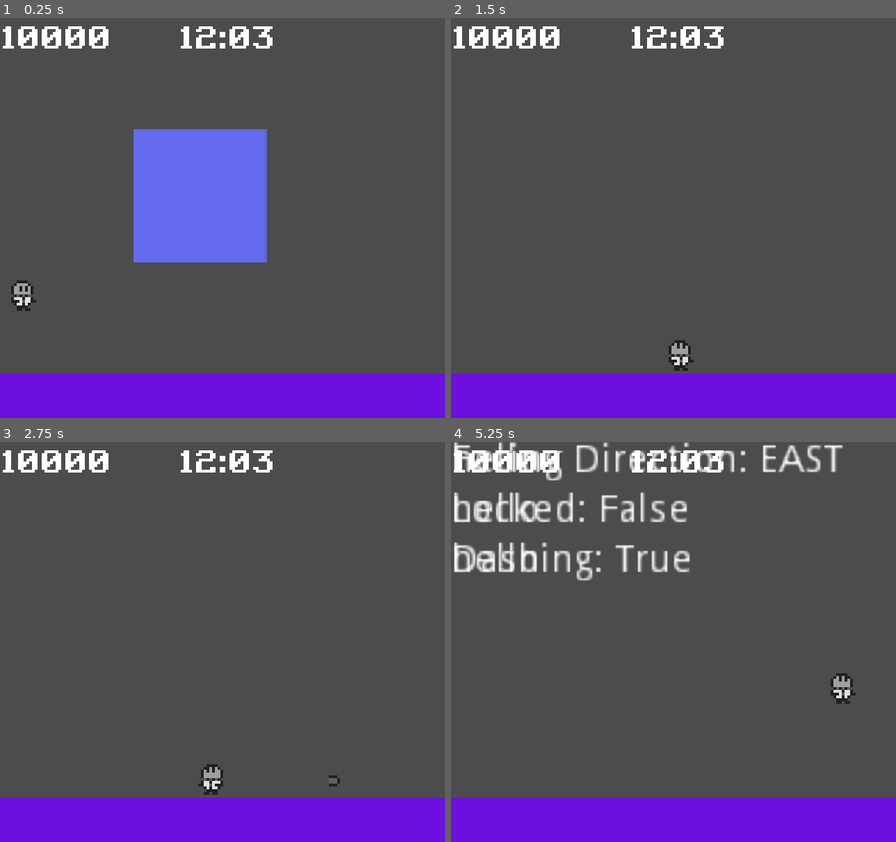
Above: before the commit, frames 1-4 (two rows, left to right).
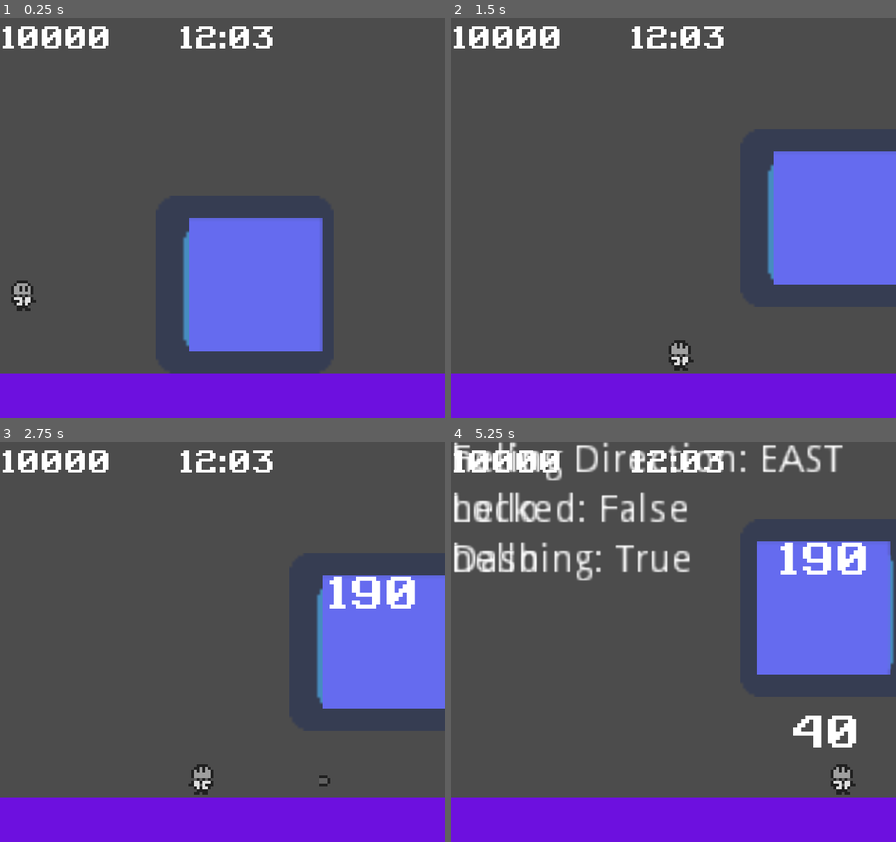
Above: after the commit, the same moments.

Repository: michaeldevlee/trials_of_the_galaxy
Game: Godot game, scene res://main.tscn
Two runs of this game, one before a commit and one after it. Both use one fixed random seed, a clock stepped at 60 frames per second and the inputs below. The engine's default icon, where the game draws it, is replaced by a stand-in: a white triangle on a blue panel in a dark square.
Inputs:
- Up to frame 1 (0.25 s): no input
- Up to frame 2 (1.5 s): hold Right (right) from 0.53 s (still down); tap D (dash) at 0.6 s; tap Space (jump) at 0.77 s; tap G (lock_facing_direction) at 1.35 s
- Up to frame 3 (2.75 s): tap Space (jump) at 1.52 s; release Right (right) at 2.03 s; hold Left (left) from 2.03 s (still down); hold F (shoot) from 2.03 s (still down)
- Up to frame 4 (5.25 s): release Left (left) at 2.78 s; release F (shoot) at 2.78 s; hold Right (right) 2.78-4.28 s; tap D (dash) at 2.85, 5.1 s; tap Space (jump) at 3.02, 3.77, 4.52 s; tap G (lock_facing_direction) at 3.6 s; tap ` (debug) at 4.15 s; hold Left (left) 4.28-5.03 s; tap F (shoot) at 4.35 s; hold Right (right) from 5.03 s (still down)

The runs differ from the first frame. In frame 1, 16% of the frame differs, in the area x 30-73%, y 27-84%; in frame 2, 9.6%; in frame 3, 10%; in frame 4, 11%.

Commit message:
finished up pound attack pattern

Diff:
--- /dev/null
+++ b/Components/InvincibilityComp.gd
@@ -0,0 +1,31 @@
+extends Node
+class_name InvincibilityComp
+
+onready var timer = $Timer
+
+export var entity_to_apply_frames : NodePath
+
+var active : bool = false
+var entity
+
+signal invincibility_finished
+
+func _ready():
+	timer.connect("timeout", self, "end_invincibility_frames")
+	if entity_to_apply_frames:
+		var tmp = get_node(entity_to_apply_frames)
+
+		if "visible" in tmp:
+			entity = tmp
+
+func init_invincibility_frames():
+	active = true
+	timer.start()
+	var tween = create_tween().set_loops(5)
+	tween.tween_property(entity, "visible", false, 0.05).from_current()
+
+
+func end_invincibility_frames():
+	active = false
+	emit_signal("invincibility_finished")
+	entity.visible = true
--- /dev/null
+++ b/Components/InvincibilityComp.tscn
@@ -0,0 +1,10 @@
+[gd_scene load_steps=2 format=2]
+
+[ext_resource path="res://Components/InvincibilityComp.gd" type="Script" id=1]
+
+[node name="InvincibilityFrames" type="Node"]
+script = ExtResource( 1 )
+
+[node name="Timer" type="Timer" parent="."]
+wait_time = 0.3
+one_shot = true
--- a/Core/Boss/AeroBot/AeroBot.tscn
+++ b/Core/Boss/AeroBot/AeroBot.tscn
@@ -6,28 +6,62 @@
 [ext_resource path="res://Core/Boss/AeroBot/AeroBotIdle.tres" type="Animation" id=4]
 [ext_resource path="res://Core/Boss/AeroBot/AeroBot.gd" type="Script" id=5]
 [ext_resource path="res://Core/Boss/AeroBot/Test_Boss.png" type="Texture" id=6]
+[ext_resource path="res://Core/Boss/AeroBot/FromIdle.gd" type="Script" id=7]
+[ext_resource path="res://Core/Boss/AeroBot/Barrage.gd" type="Script" id=8]
+[ext_resource path="res://icon.png" type="Texture" id=9]
 
 [sub_resource type="Animation" id=1]
 resource_name = "Attack_1"
 loop = true
 
+[sub_resource type="Animation" id=2]
+resource_name = "FromIdleTrans"
+length = 0.2
+loop = true
+tracks/0/type = "value"
+tracks/0/path = NodePath("Sprite:offset")
+tracks/0/interp = 1
+tracks/0/loop_wrap = true
+tracks/0/imported = false
+tracks/0/enabled = true
+tracks/0/keys = {
+"times": PoolRealArray( 0, 0.1 ),
+"transitions": PoolRealArray( 1, 1 ),
+"update": 1,
+"values": [ Vector2( 2, 0 ), Vector2( -2, 0 ) ]
+}
+
 [node name="AeroBot" instance=ExtResource( 3 )]
-collision_mask = 7
+collision_mask = 3
 script = ExtResource( 5 )
 
-[node name="Sprite" parent="." index="2"]
+[node name="Sprite2" type="Sprite" parent="." index="0"]
+texture = ExtResource( 9 )
+
+[node name="Sprite" parent="." index="3"]
+scale = Vector2( 1.00307, 1 )
 texture = ExtResource( 6 )
 
-[node name="StateMachine" parent="." index="3"]
+[node name="StateMachine" parent="." index="4"]
 initial_state = NodePath("Idle")
 
 [node name="Idle" parent="StateMachine" index="0" instance=ExtResource( 1 )]
 
-[node name="Pound" parent="StateMachine" index="1" instance=ExtResource( 2 )]
+[node name="FromIdle" parent="StateMachine" index="1" instance=ExtResource( 1 )]
+script = ExtResource( 7 )
 
-[node name="AnimationPlayer" parent="." index="4"]
+[node name="Pound" parent="StateMachine" index="2" instance=ExtResource( 2 )]
+
+[node name="Barrage" type="Node" parent="StateMachine" index="3"]
+script = ExtResource( 8 )
+
+[node name="AnimationPlayer" parent="." index="5"]
 anims/Attack_1 = SubResource( 1 )
+anims/FromIdleTrans = SubResource( 2 )
 anims/Idle = ExtResource( 4 )
 
-[node name="RayCast2D" type="RayCast2D" parent="." index="5"]
+[node name="RayCast2D" type="RayCast2D" parent="." index="6"]
 cast_to = Vector2( 0, 136 )
+
+[node name="RemoteTransform2D" type="RemoteTransform2D" parent="." index="9"]
+remote_path = NodePath("../Sprite2")
--- a/Core/Boss/AeroBot/AeroBotAttack.gd
+++ b/Core/Boss/AeroBot/AeroBotAttack.gd
@@ -25,6 +25,9 @@
 	boss.velocity.move_toward(direction, 1)
 
 func init_scan():
+	if count >= max_count:
+		state_machine.transition_to("Idle")
+		return
 	var tween = create_tween()
 	tween.tween_property(boss, "global_position", Vector2(boss.global_position.x, 24), 0.5)
 	tween.tween_property(boss.ray_cast, "enabled" , true, 0)
@@ -49,15 +52,15 @@
 	if boss.get_last_slide_collision():
 		var collider = boss.get_last_slide_collision().collider
 		if collider is Player:
-			collider.take_damage()
+			collider.take_damage(10)
 			state_machine.transition_to("Idle")
-			print('transition')
 
 func pound(y_pos : int):
 	var tween = create_tween()
 	tween.tween_property(boss, "global_position:y", y_pos, 0.5)
 	tween.tween_callback(pound_timer, "start")
 	pound_tween = tween
+	count += 1
 
 func scan_for_player():
 	var ray_cast : RayCast2D = boss.ray_cast
@@ -77,6 +80,7 @@
 		pound_tween.stop()
 	scan_tween.stop()
 	boss.ray_cast.enabled = false
+	count = 0
 
 func _process(delta):
 	scan_for_player()
--- a/Core/Boss/AeroBot/AeroBotIdle.gd
+++ b/Core/Boss/AeroBot/AeroBotIdle.gd
@@ -1,14 +1,29 @@
 extends BossState
 class_name Idle_BossState
 
+onready var timer = get_node("Timer")
+
+export var wait_time : int = 2
+
+var ORIGINAL_POSITION : Vector2 = Vector2(160-24, 144/2)
+
+func _ready():
+	timer.connect("timeout", self, "init_transition")
+
 func enter(_msg := {}):
-	var tween = create_tween()
-	boss.velocity = Vector2.ZERO
-	tween.tween_property(boss, "global_position", boss.global_position + Vector2(0, -160), 1)
+	set_process(true)
+	reset_position()
 
-func update(delta) -> void:
-	if Input.is_action_just_pressed("ui_down"):
-		state_machine.transition_to("Pound")
+func exit():
+	set_process(false)
+
+func init_transition():
+	state_machine.transition_to("FromIdle")
 
 func reset_position() -> void:
-	pass
+	boss.velocity = Vector2.ZERO
+	timer.wait_time = wait_time
+
+	var tween = create_tween()
+	tween.tween_property(boss, "position",ORIGINAL_POSITION, 1)
+	tween.tween_callback(timer, "start")
--- a/Core/Boss/AeroBot/AeroBotIdle.tres
+++ b/Core/Boss/AeroBot/AeroBotIdle.tres
@@ -16,3 +16,15 @@
 "update": 0,
 "values": [ Vector2( 0, 0 ), Vector2( 0, -16 ) ]
 }
+tracks/1/type = "value"
+tracks/1/path = NodePath("Sprite:offset")
+tracks/1/interp = 1
+tracks/1/loop_wrap = true
+tracks/1/imported = false
+tracks/1/enabled = true
+tracks/1/keys = {
+"times": PoolRealArray( 0 ),
+"transitions": PoolRealArray( 1 ),
+"update": 0,
+"values": [ Vector2( 4, 0 ) ]
+}
--- a/Core/Boss/AeroBot/AeroBotIdle.tscn
+++ b/Core/Boss/AeroBot/AeroBotIdle.tscn
@@ -5,3 +5,8 @@
 
 [node name="Idle" instance=ExtResource( 1 )]
 script = ExtResource( 2 )
+wait_time = 2
+
+[node name="Timer" type="Timer" parent="." index="0"]
+wait_time = 2.0
+one_shot = true
--- /dev/null
+++ b/Core/Boss/AeroBot/Barrage.gd
@@ -0,0 +1,10 @@
+extends BossState
+class_name AeroBotBarrage
+
+func enter(msg:={}):
+	var tween = create_tween()
+	tween.tween_property(boss, "global_position:x", boss.global_position.x + 160, 1)
+
+
+func exit():
+	pass
--- /dev/null
+++ b/Core/Boss/AeroBot/FromIdle.gd
@@ -0,0 +1,24 @@
+extends BossState
+class_name AerobotFromIdle
+
+var attack_states =["Pound"]
+var rng = RandomNumberGenerator.new()
+
+func _ready():
+	rng.randomize()
+
+func enter(_msg:={}):
+	set_process(true)
+	var tween = create_tween()
+	var rand = generate_rand_index()
+
+	tween.tween_callback(boss.anim_player, "play",["FromIdleTrans"])
+	tween.tween_interval(1)
+	tween.tween_callback(boss.anim_player, "stop")
+	tween.tween_callback(state_machine, "transition_to", [attack_states[rand]])
+
+func generate_rand_index() -> bool:
+	return rng.randi_range(0, attack_states.size()-1)
+
+func exit():
+	set_process(false)
--- a/Core/Boss/BaseBoss/Boss.gd
+++ b/Core/Boss/BaseBoss/Boss.gd
@@ -5,6 +5,8 @@
 onready var state_manager = $StateMachine
 onready var health = $HealthComponent
 onready var collision_shape = $CollisionShape2D
+onready var invicibility_frames = $InvincibilityFrames
+onready var DEBUG = $DEBUG
 
 var velocity : Vector2 = Vector2.ZERO
 
@@ -23,19 +25,16 @@
 		if body is TileMap:
 			print("hit a collision")
 
-func disable_collision():
-	collision_shape.disabled = true
-
-func enable_collision():
-	collision_shape.disabled = false
-
 func _physics_process(delta):
 	velocity = move_and_slide(velocity)
 	handle_collisions()
 
 
 func process_hit(amount : int):
-	health.update_health(amount)
+	if !invicibility_frames.active:
+		health.update_health(amount)
+		invicibility_frames.init_invincibility_frames()
+		DEBUG.set_health_text(str(health.health_points))
 
 func init_death():
 	queue_free()
--- a/Core/Boss/BaseBoss/Boss.tscn
+++ b/Core/Boss/BaseBoss/Boss.tscn
@@ -1,10 +1,13 @@
-[gd_scene load_steps=8 format=2]
+[gd_scene load_steps=13 format=2]
 
 [ext_resource path="res://Core/Boss/AeroBot/AeroBotIdle.tres" type="Animation" id=1]
 [ext_resource path="res://Core/Boss/StateMachine/StateMachine.tscn" type="PackedScene" id=2]
 [ext_resource path="res://Core/Boss/BaseBoss/Boss.gd" type="Script" id=3]
 [ext_resource path="res://icon.png" type="Texture" id=4]
 [ext_resource path="res://Components/HealthComp.tscn" type="PackedScene" id=5]
+[ext_resource path="res://Components/InvincibilityComp.tscn" type="PackedScene" id=6]
+[ext_resource path="res://Font/Retro Gaming.ttf" type="DynamicFontData" id=7]
+[ext_resource path="res://Core/Player/DEBUG.gd" type="Script" id=8]
 
 [sub_resource type="RectangleShape2D" id=1]
 extents = Vector2( 23, 23 )
@@ -15,22 +18,42 @@
 length = 2.0
 loop = true
 
+[sub_resource type="DynamicFont" id=5]
+font_data = ExtResource( 7 )
+
+[sub_resource type="Theme" id=6]
+default_font = SubResource( 5 )
+
 [node name="Boss" type="KinematicBody2D" groups=["Boss"]]
 collision_layer = 0
 collision_mask = 0
 script = ExtResource( 3 )
 
 [node name="HealthComponent" parent="." instance=ExtResource( 5 )]
-health_points = 40
+health_points = 200
 
 [node name="CollisionShape2D" type="CollisionShape2D" parent="."]
 shape = SubResource( 1 )
 
 [node name="Sprite" type="Sprite" parent="."]
 texture = ExtResource( 4 )
+offset = Vector2( 4, 0 )
 
 [node name="StateMachine" parent="." instance=ExtResource( 2 )]
 
 [node name="AnimationPlayer" type="AnimationPlayer" parent="."]
 anims/Idle = SubResource( 2 )
 anims/RESET = ExtResource( 1 )
+
+[node name="InvincibilityFrames" parent="." instance=ExtResource( 6 )]
+entity_to_apply_frames = NodePath("../Sprite")
+
+[node name="DEBUG" type="Node2D" parent="."]
+script = ExtResource( 8 )
+
+[node name="Label" type="Label" parent="DEBUG"]
+margin_left = -19.0
+margin_top = -28.0
+margin_right = 21.0
+margin_bottom = -7.0
+theme = SubResource( 6 )
--- /dev/null
+++ b/Core/Player/DEBUG.gd
@@ -0,0 +1,11 @@
+extends Node2D
+
+onready var health_display = get_node("Label")
+
+
+# Called when the node enters the scene tree for the first time.
+func _ready():
+	pass # Replace with function body.
+
+func set_health_text(text : String):
+	health_display.set_text(text)
--- a/Core/Player/Player.gd
+++ b/Core/Player/Player.gd
@@ -6,8 +6,12 @@
 onready var cd_timer = get_node("Shoot_CD_Timer")
 onready var cd_dash_timer = get_node("Dash_CD_Timer")
 onready var dash_timer = get_node("DashTimer")
+onready var invincibility_timer = get_node("InvincibilityTimer")
 onready var anim_player = get_node("AnimationPlayer")
+onready var anim_player2 = get_node("AnimationPlayer2")
 onready var sprite = get_node("Sprite")
+onready var health_comp = get_node("HealthComponent")
+onready var DEBUG = get_node("DEBUG")
 
 export var movement_speed : int = 60
 export var jump_speed : int = 7
@@ -22,11 +26,15 @@
 var can_shoot : bool = true
 var is_dashing : bool = false
 var can_dash : bool = true
+var is_invincible : bool = false
+var invincibility_time : int = 2
 
 func _ready():
+	health_comp.connect("health_depleted", self, "handle_death")
 	cd_timer.connect("timeout", self, "reset_shoot")
 	cd_dash_timer.connect("timeout", self, "reset_dash")
 	dash_timer.connect("timeout", self, "end_dash")
+	invincibility_timer.connect("timeout", self, "end_invincibility")
 
 func apply_gravity(delta):
 	if !is_dashing:
@@ -68,8 +76,18 @@
 	if velocity.x < 0:
 		sprite.flip_h = true
 
-func take_damage():
-	pass
+func take_damage(amount : int):
+	if !is_invincible:
+		anim_player2.play("Hurt")
+		invincibility_timer.start()
+		is_invincible = true
+		health_comp.update_health(amount)
+		DEBUG.set_health_text(str(health_comp.health_points))
+
+func end_invincibility():
+	is_invincible = false
+	anim_player2.stop()
+	sprite.visible = true
 
 func update_shooting_direction(direction):
 	if is_lock_direction == true:
@@ -111,6 +129,8 @@
 	owner.add_child(bullet)
 	bullet.transform = self.global_transform
 
+func handle_death():
+	queue_free()
 
 func _physics_process(delta):
 	velocity = move_and_slide(velocity, Vector2.UP)
--- a/Core/Player/Player.tscn
+++ b/Core/Player/Player.tscn
@@ -1,10 +1,16 @@
-[gd_scene load_steps=7 format=2]
+[gd_scene load_steps=15 format=2]
 
 [ext_resource path="res://Core/Player/Player.gd" type="Script" id=1]
 [ext_resource path="res://Assets/Sprites/player_sprite_sheet.png" type="Texture" id=2]
+[ext_resource path="res://Components/HealthComp.tscn" type="PackedScene" id=3]
+[ext_resource path="res://Font/Retro Gaming.ttf" type="DynamicFontData" id=4]
+[ext_resource path="res://Core/Player/DEBUG.gd" type="Script" id=5]
 
 [sub_resource type="RectangleShape2D" id=1]
 extents = Vector2( 6, 6 )
+
+[sub_resource type="Animation" id=7]
+resource_name = "Hurt"
 
 [sub_resource type="Animation" id=2]
 resource_name = "Idle"
@@ -66,10 +72,51 @@
 "values": [ true ]
 }
 
+[sub_resource type="Animation" id=8]
+resource_name = "Hurt"
+length = 0.2
+loop = true
+tracks/0/type = "value"
+tracks/0/path = NodePath("Sprite:visible")
+tracks/0/interp = 1
+tracks/0/loop_wrap = true
+tracks/0/imported = false
+tracks/0/enabled = true
+tracks/0/keys = {
+"times": PoolRealArray( 0, 0.1 ),
+"transitions": PoolRealArray( 1, 1 ),
+"update": 1,
+"values": [ true, false ]
+}
+
+[sub_resource type="Animation" id=9]
+length = 0.001
+tracks/0/type = "value"
+tracks/0/path = NodePath("Sprite:visible")
+tracks/0/interp = 1
+tracks/0/loop_wrap = true
+tracks/0/imported = false
+tracks/0/enabled = true
+tracks/0/keys = {
+"times": PoolRealArray( 0 ),
+"transitions": PoolRealArray( 1 ),
+"update": 0,
+"values": [ true ]
+}
+
+[sub_resource type="DynamicFont" id=10]
+font_data = ExtResource( 4 )
+
+[sub_resource type="Theme" id=6]
+default_font = SubResource( 10 )
+
 [node name="Player" type="KinematicBody2D" groups=["Player"]]
 collision_layer = 5
 collision_mask = 4
 script = ExtResource( 1 )
+
+[node name="HealthComponent" parent="." instance=ExtResource( 3 )]
+health_points = 50
 
 [node name="CollisionShape2D" type="CollisionShape2D" parent="."]
 shape = SubResource( 1 )
@@ -81,9 +128,14 @@
 
 [node name="AnimationPlayer" type="AnimationPlayer" parent="."]
 autoplay = "Idle"
+anims/Hurt = SubResource( 7 )
 anims/Idle = SubResource( 2 )
 anims/Jump = SubResource( 4 )
 anims/RESET = SubResource( 3 )
+
+[node name="AnimationPlayer2" type="AnimationPlayer" parent="."]
+anims/Hurt = SubResource( 8 )
+anims/RESET = SubResource( 9 )
 
 [node name="Shoot_CD_Timer" type="Timer" parent="."]
 one_shot = true
@@ -94,4 +146,17 @@
 [node name="DashTimer" type="Timer" parent="."]
 one_shot = true
 
+[node name="InvincibilityTimer" type="Timer" parent="."]
+one_shot = true
+
 [node name="Tween" type="Tween" parent="."]
+
+[node name="DEBUG" type="Node2D" parent="."]
+script = ExtResource( 5 )
+
+[node name="Label" type="Label" parent="DEBUG"]
+margin_left = -19.0
+margin_top = -28.0
+margin_right = 21.0
+margin_bottom = -7.0
+theme = SubResource( 6 )
--- a/project.godot
+++ b/project.godot
@@ -10,9 +10,19 @@
 
 _global_script_classes=[ {
 "base": "BossState",
+"class": "AeroBotBarrage",
+"language": "GDScript",
+"path": "res://Core/Boss/AeroBot/Barrage.gd"
+}, {
+"base": "BossState",
 "class": "AeroBotPound",
 "language": "GDScript",
 "path": "res://Core/Boss/AeroBot/AeroBotAttack.gd"
+}, {
+"base": "BossState",
+"class": "AerobotFromIdle",
+"language": "GDScript",
+"path": "res://Core/Boss/AeroBot/FromIdle.gd"
 }, {
 "base": "KinematicBody2D",
 "class": "Boss",
@@ -58,6 +68,11 @@
 "class": "Idle_BossState",
 "language": "GDScript",
 "path": "res://Core/Boss/AeroBot/AeroBotIdle.gd"
+}, {
+"base": "Node",
+"class": "InvincibilityComp",
+"language": "GDScript",
+"path": "res://Components/InvincibilityComp.gd"
 }, {
 "base": "KinematicBody2D",
 "class": "Player",
@@ -80,7 +95,9 @@
 "path": "res://Core/Boss/AeroBot/AeroBot.gd"
 } ]
 _global_script_class_icons={
+"AeroBotBarrage": "",
 "AeroBotPound": "",
+"AerobotFromIdle": "",
 "Boss": "",
 "BossState": "",
 "Bullet": "",
@@ -90,6 +107,7 @@
 "EventQueue": "",
 "HealthComponent": "",
 "Idle_BossState": "",
+"InvincibilityComp": "",
 "Player": "",
 "State": "",
 "StateMachine": "",
Not shown: 1 places in Core/Boss/AeroBot/AeroBot.tscn that only renumber resources
Not shown, changed: export_presets.cfg
Not shown, added: Build/1.2.0/index.apple-touch-icon.png
Not shown, added: Build/1.2.0/index.icon.png
Not shown, added: Build/1.2.0/index.pck
Not shown, added: Build/1.2.0/index.png
Not shown, added: Build/1.2.0/index.wasm
